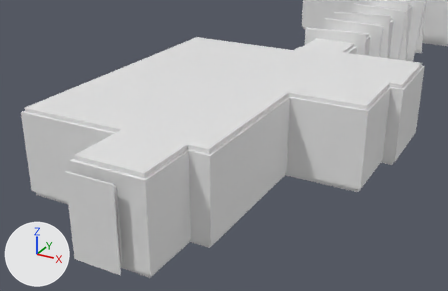
Before and after pictures for a commit that changed the Blender file blender/house.blend.
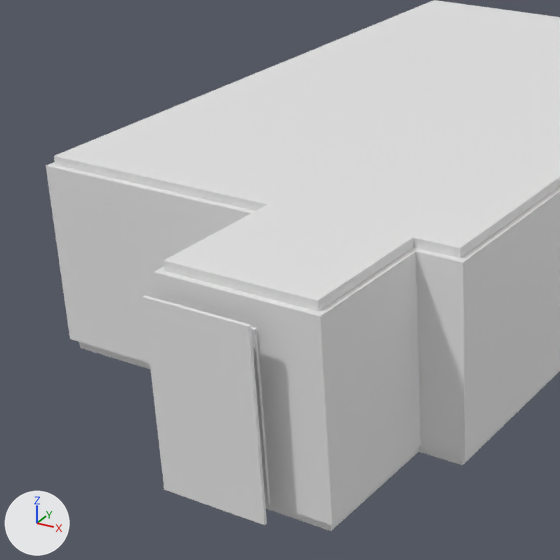
Each version appears first from a camera (50 mm lens) standing at (12.87, -11.73, 8.83) and looking at (6.33, 0.16, 2.89), and next in a close-up on the part from 0% to 57% of the width and 13% to 100% of the height. The axes (+X, +Y, +Z) are drawn at lower left. The lights are the same throughout. The last two pictures show the newer version.

The first close-up shows 'bed_ceil', 'd_front_trim_r', 'daylight', 'entry_ceil', 'entry_floor', 'living_ceil', 'w_east_0.08_0.00', 'w_entry_e_-1.72_0.00', 'w_entry_s_3.60_2.10', 'w_entry_s_4.60_0.00', 'w_living_s_-0.08_0.00', 'w_living_s_5.00_0.00' and 4 more.
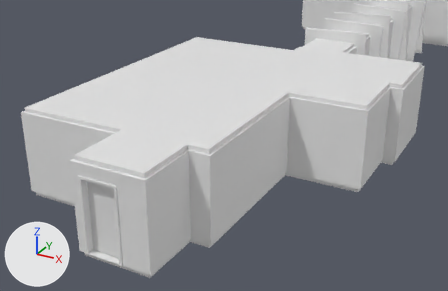
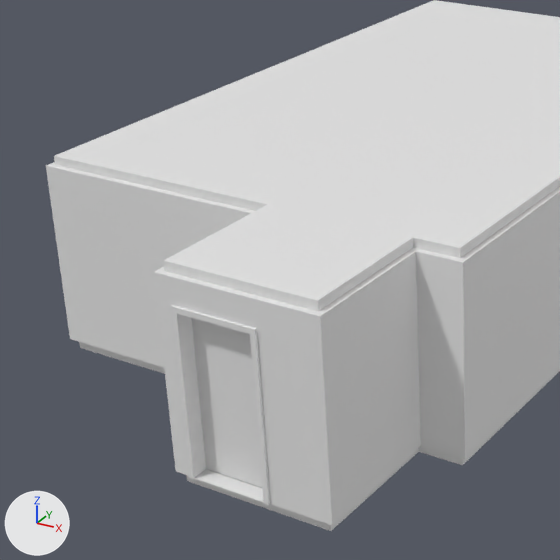
The change, as a diff of the scene's bpy script:
```diff
--- a/blender/house.blend.py
+++ b/blender/house.blend.py
@@ ob_daylight @@
-ob_daylight = bpy.data.objects.new('daylight', me_daylight)
-ob_daylight.location = (4.1, -2.15, 0.1)
```

Changed parts and their boxes [x1, y1, x2, y2] in the close-ups (560 x 560 px):
'daylight', deleted
    before: [142, 296, 267, 525]
'd_front_leaf', unchanged, uncovered by the edit
    after: [191, 318, 262, 488]
'd_front_trim_l', unchanged, uncovered by the edit
    after: [172, 312, 206, 479]
'w_entry_s_3.32_0.00', unchanged, uncovered by the edit
    before: [154, 267, 179, 304]
    after: [154, 267, 189, 476]
